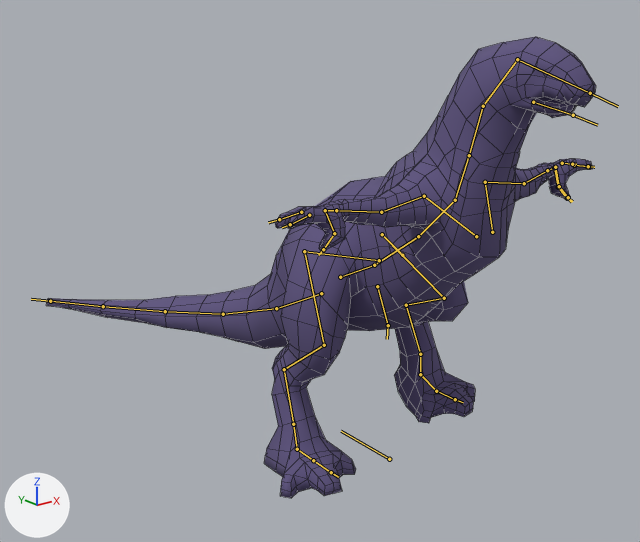
The Blender file rigs/kaiju/animation-kaiju-walk-rm.blend as it was, and as the next commit left it.
Rendered twice from a 50 mm lens placed at (-2.73, -3.26, 2.21), pointed at (0.2, 0.4, 0.74). The axes (+X, +Y, +Z) are drawn at lower left. The lights are the same throughout. Both versions are drawn at frame 32 of the action 'Walk RM'; the numbers are the values there. The bones that bend it are drawn over the model as lines. Mesh edges are drawn as thin lines.

Objects in the first picture: 'Dinosaur'.
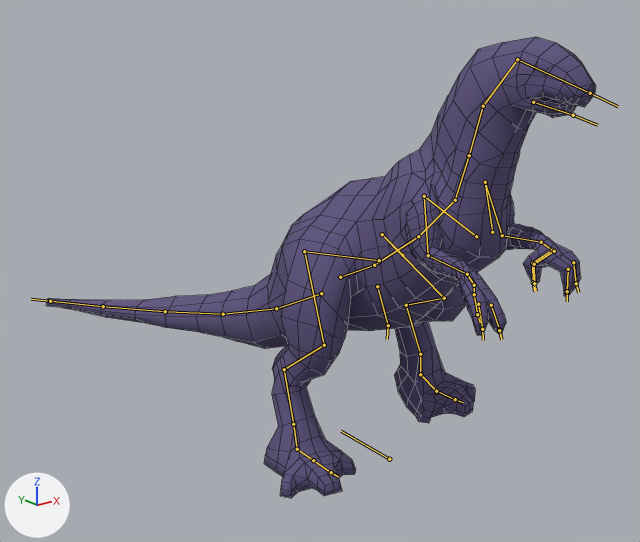
Changed parts and their boxes (x1, y1, x2, y2) in the pictures (640 x 542 px):
'Dinosaur', posed: (46, 37, 596, 498) in both
bone 'DRV_Bone', root to tip: before (574, 165) to (588, 166); after (568, 269) to (567, 291)
bone 'DRV_Bone.002', root to tip: before (562, 163) to (572, 164); after (573, 262) to (576, 283)

What the commit changed:
Bone 'CTRL_Arm_L' (bone_ctrl_arm_l) moves from (0.0, 0.0, 0.0) to (-0.327, 0.431, -0.197).
Bone 'CTRL_Arm_L' (bone_ctrl_arm_l) turns from (0, 0, 0) to (34, -3, -80) degrees about its own x, y and z.
Bone 'DRV_Bone' (bone_drv_bone) turns from (0, 0, 0) to (-40, 3, 9) degrees about its own x, y and z.
Bone 'DRV_Bone.002' (bone_drv_bone_002) turns from (0, 0, 0) to (-39, 12, 5) degrees about its own x, y and z.
Bone 'CTRL_Arm_R' (bone_ctrl_arm_r) moves from (0.0, 0.0, 0.0) to (0.286, 0.433, -0.267).
Bone 'CTRL_Arm_R' (bone_ctrl_arm_r) turns from (0, 0, 0) to (40, 4, 81) degrees about its own x, y and z.
Bone 'DRV_DRV_Front_Leg_Ankle_R.005' (bone_drv_drv_front_leg_ankle_r_005) turns from (0, 0, 0) to (-9, 0, -2) degrees about its own x, y and z.
Bone 'DRV_DRV_Front_Leg_Ankle_R.007' (bone_drv_drv_front_leg_ankle_r_007) turns from (0, 0, 0) to (-9, -3, -2) degrees about its own x, y and z.
